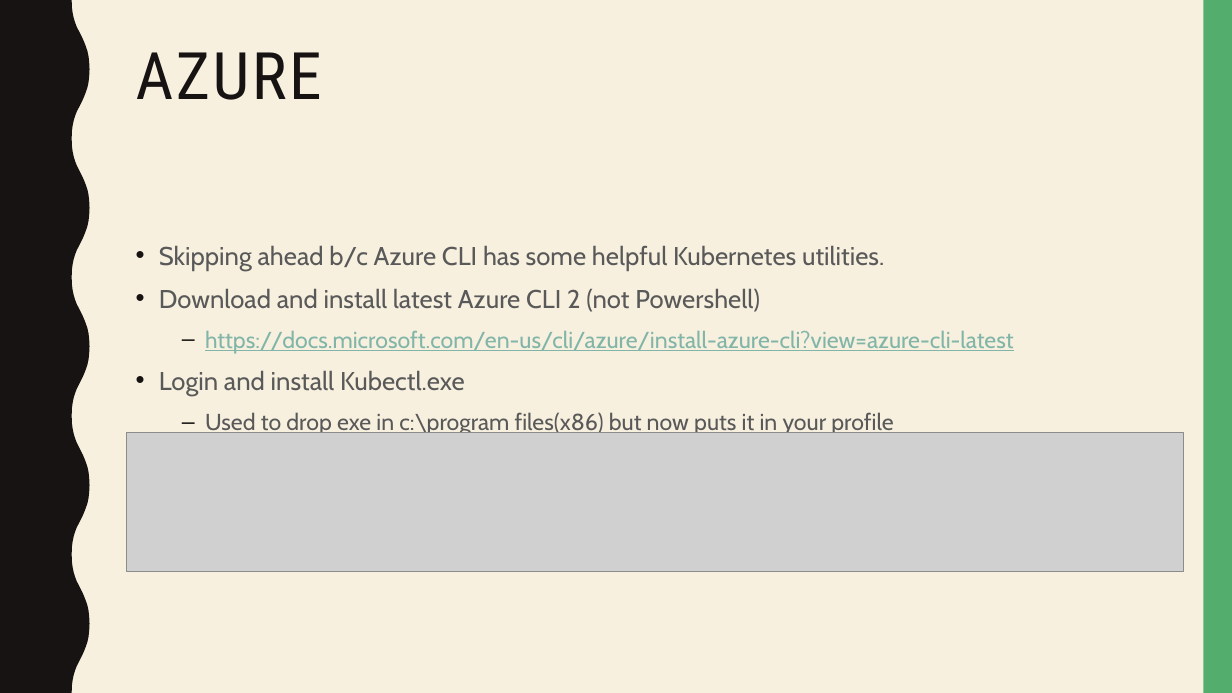
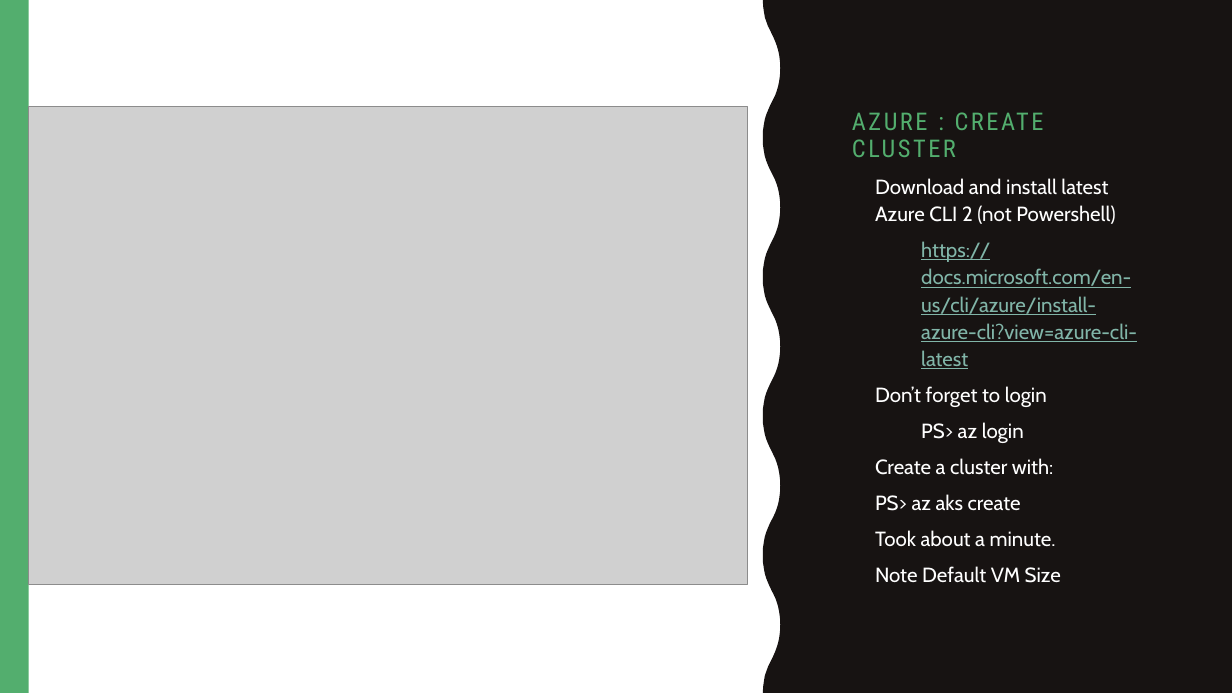
Before and after one commit to naveenvalecha/kubernetes-2018Presentation, a slide deck: slide 17 of k8 2018 Presentation.pptx (slide 13 before the commit). Drawn at 1232x693 pixels with LibreOffice and Linux fonts; fonts in the diff are those of the drawing; grey boxes stand for pictures. Boxes give left, top, right and bottom in pixels: in the first picture for what was removed or moved away, otherwise in the second. Text is boxed around its words. In the diff, an @@ line names an element or a change of style, - is before the commit and + after.

Commit message:
updated slides

```diff
--- a/k8 2018 Presentation.pptx
+++ b/k8 2018 Presentation.pptx
@@ background #F7F0DF to #FFFFFF @@
@@ rectangle added at (x1=0, y1=0, x2=1232, y2=693), fill #FFFFFF @@
@@ rectangle added at (x1=0, y1=0, x2=29, y2=693), fill #53AE6E @@
@@ freeform shape added at (x1=763, y1=0, x2=1232, y2=693), fill #171312 @@
@@ title at (x1=136, y1=52, x2=322, y2=100): text changed; size 51 to 19 pt; text colour #171312 to #53AE6E @@
-AZURE
+AZURE : CREATE CLUSTER
@@ title "AZURE : CREATE CLUSTER" at (x1=843, y1=46, x2=1155, y2=167): vertical alignment top to bottom @@
@@ picture added at (x1=29, y1=107, x2=748, y2=585) @@
@@ text "Download and install latest Azure ..." moved from (x1=159, y1=245, x2=1014, y2=433) to (x1=875, y1=178, x2=1137, y2=583) @@
@@ text at (x1=875, y1=178, x2=1137, y2=369): size 20 to 16 pt, text colour #595959 to #FFFFFF in "Download and install latest Azure CLI 2 ..."; size 18 to 16 pt in "https://docs.microsoft.com/en-us/cli/azure/install-azure-cli ..." @@
@@ text at (x1=159, y1=245, x2=884, y2=270): paragraph removed @@
-• Skipping ahead b/c Azure CLI has some helpful Kubernetes utilities.
@@ text at (x1=875, y1=386, x2=1061, y2=583): text changed; size 18 to 16 pt; text colour #595959 to #FFFFFF @@
-• Login and install Kubectl.exe
-  – Used to drop exe in c:\program files(x86) but now puts it in your profile
+• Don’t forget to login
+  – PS> az login
+• Create a cluster with:
+• PS> az aks create
+• Took about a minute.
+• Note Default VM Size
@@ picture removed at (x1=127, y1=433, x2=1184, y2=572) @@
```
Also in this commit, not shown: 2 other slides changed, 22 slides added.
